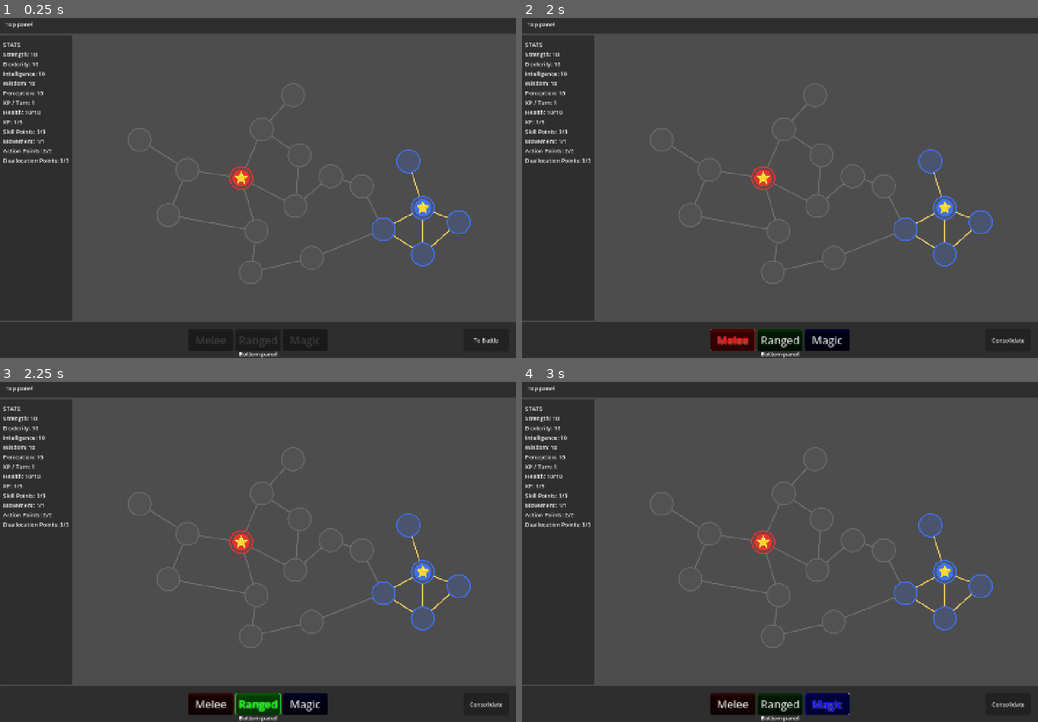
Above: before the commit, frames 1-4 (two rows, left to right).
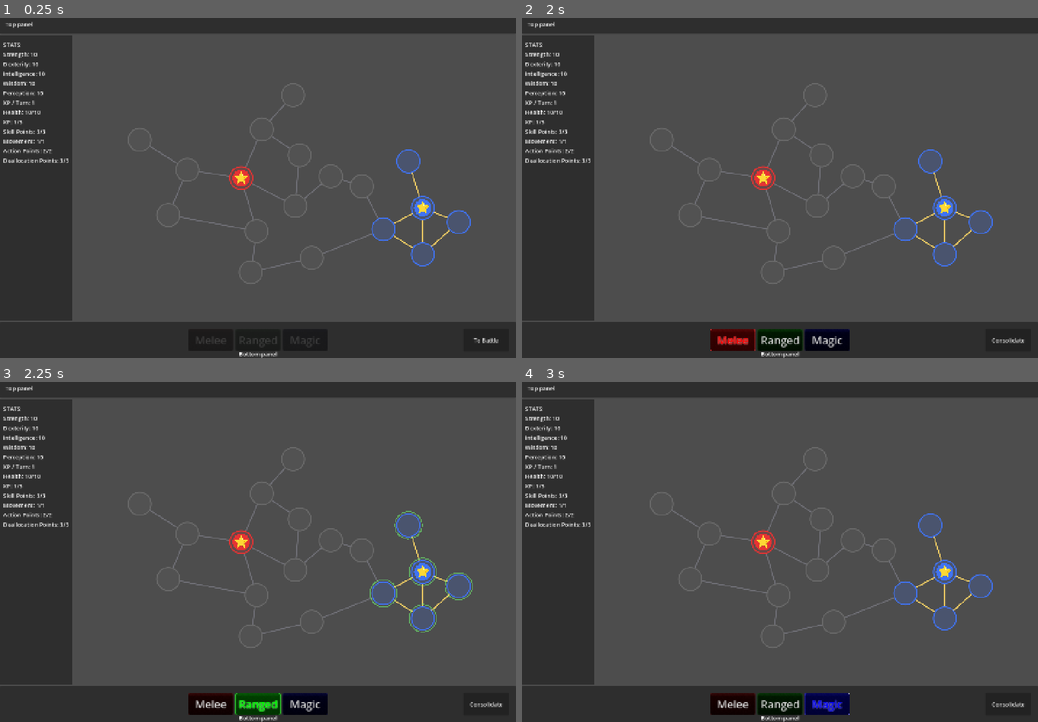
Above: after the commit, the same moments.

Repository: Koaieus/skill-tree-of-life
Game: Godot game, scene res://scenes/dev_sandbox.tscn
The game is run twice, just before and just after one commit, with the same random seed, the same clock (stepped at 60 frames per second) and the same inputs.
Inputs:
- Up to frame 1 (0.25 s): no input
- Up to frame 2 (2 s): click "To Battle" at 0.5 s; click "Melee" at 1.25 s
- Up to frame 3 (2.25 s): click "Ranged" at 2 s
- Up to frame 4 (3 s): click "Magic" at 2.75 s

Frames 1-2 are identical in both runs. In frame 3, 0.3% of the frame differs, in the area x 71-92%, y 37-74%; in frame 4, nothing differs.

Commit message:
feat(attack): ranged + magic plans, RangeFinder primitive, Spark spell
Ranged: left-click an enemy node to set the target, right-click to clear.
Every owned leaf is a firing position; those within 280px of the target
light up as ORIGIN. The overlay paints a faint range circle around every
leaf at FIRING_RANGE and brightens the circle when that leaf can reach
the current target — visible reach feedback without per-click recompute.

Magic: right-click an owned node to set the casting source, left-click an
enemy node within reach to set the target. Auto-equips a default spell
(spark.tres) at plan creation since spell-picker UI isn't built yet.
Re-pivoting source invalidates the target if it falls out of reach.

RangeFinder is the new abstract primitive — a Resource with one method
in_range(plan, source, candidate) — mirroring the Targeting shape. Two
concrete subclasses:
- EuclideanRangeFinder — straight-line scene-pixel distance
- HopRangeFinder — shortest-path edge count via the global Navigator's
  AStar mirror (owned-by-anyone, not just attacker)

Targeting subclasses (Single{Hostile,Allied}NodeTargeting) drop their
inline max_range and now compose an optional RangeFinder, so any
ownership-filtered target type can pick its own reach model.

SpellDef gains a `damage: int` field (combat resolution lands later;
data shape now so .tres files don't migrate). Spark: 5 damage, mana_cost
1, hostile-node targeting + 3-hop range. Stored under attack/spells/.

AttackPlan adds `get_node_range(node) -> float` virtual so the overlay
can paint range rings without knowing which plan type it's looking at.
Defaults to 0 (no ring); only RangedAttackPlan currently returns >0.

Diff:
--- a/attack/plan/attack_plan.gd
+++ b/attack/plan/attack_plan.gd
@@ -58,6 +58,13 @@
 	pass
 
 
+## Optional range visualization hook. Concrete plans return a non-zero
+## radius to have the overlay paint a range circle around [param node]
+## (e.g. ranged firing-position reach). Default 0 = no circle.
+func get_node_range(_node: SkillNode) -> float:
+	return 0.0
+
+
 func _to_string() -> String:
 	var cls: String = str(get_script().get_global_name()) if get_script() else "AttackPlan"
 	var mode_name: String = BattleSystem.AttackMode.keys()[mode]
--- a/attack/plan/magic_attack_plan.gd
+++ b/attack/plan/magic_attack_plan.gd
@@ -1,23 +1,76 @@
 class_name MagicAttackPlan
 extends AttackPlan
 
-var source: SkillNode
-var spell: SpellDef
+## Right-click an owned node to set the casting source; left-click a valid
+## target per the equipped spell's targeting. Auto-equips a default spell at
+## plan creation — spell-picker UI lands later.
+
+const _DEFAULT_SPELL: SpellDef = preload("res://attack/spells/spark.tres")
+
+var source: SkillNode = null
+var spell: SpellDef = null
+var target: SkillNode = null
 
 
 func _init() -> void:
 	mode = BattleSystem.AttackMode.MAGIC
+	spell = _DEFAULT_SPELL
+
+
+func _on_node_right_clicked(node: SkillNode) -> void:
+	if attacker == null or node == null or node.owned_by != attacker:
+		return
+	if node == source:
+		source = null
+	else:
+		source = node
+	if target != null and not _target_still_valid():
+		target = null
+	state_changed.emit()
+
+
+func _on_node_left_clicked(node: SkillNode) -> void:
+	if source == null or spell == null or spell.targeting == null:
+		return
+	if not spell.targeting.is_valid_target(self, source, node):
+		return
+	if target == node:
+		return
+	target = node
+	state_changed.emit()
+
+
+func get_highlight_role(node: SkillNode) -> HighlightRole:
+	if node == null:
+		return HighlightRole.NONE
+	if source != null and node == source:
+		return HighlightRole.ORIGIN
+	if target != null and node == target:
+		return HighlightRole.HOSTILE_TARGET
+	if source != null and spell != null and spell.targeting != null:
+		if spell.targeting.is_valid_target(self, source, node):
+			return HighlightRole.IN_RANGE
+	return HighlightRole.NONE
 
 
 func validate() -> Array[String]:
 	var errors: Array[String] = []
-
-	if spell:
+	if spell == null:
+		errors.append(&'No Spell selected')
+	else:
 		errors.append_array(spell.validate(self))
-	else:
-		errors.append(&'No Spell selected')
-
+	if source == null:
+		errors.append(&'No source selected')
+	if target == null:
+		errors.append(&'No target selected')
 	return errors
 
+
 func get_available_spells() -> Array[SpellDef]:
-	return []
+	return [spell] if spell != null else []
+
+
+func _target_still_valid() -> bool:
+	if spell == null or spell.targeting == null or source == null:
+		return false
+	return spell.targeting.is_valid_target(self, source, target)
--- a/attack/plan/ranged_attack_plan.gd
+++ b/attack/plan/ranged_attack_plan.gd
@@ -1,21 +1,93 @@
 class_name RangedAttackPlan
 extends AttackPlan
 
+## Single-target ranged attack: the player left-clicks an enemy-occupied
+## node to mark it as the target. Firing positions are derived (every leaf
+## of the attacker's owned territory) — those within [member FIRING_RANGE]
+## of the target light up as ORIGIN. Right-click the current target to
+## clear it.
 
-var target: SkillNode  # 1 enemy node
+const FIRING_RANGE: float = 280.0
+
+var target: SkillNode = null
 
 
 func _init() -> void:
 	mode = BattleSystem.AttackMode.RANGED
 
 
+func _on_node_left_clicked(node: SkillNode) -> void:
+	if not _is_valid_target(node):
+		return
+	if target == node:
+		return
+	target = node
+	state_changed.emit()
+
+
+func _on_node_right_clicked(node: SkillNode) -> void:
+	if target == null or node != target:
+		return
+	target = null
+	state_changed.emit()
+
+
 func get_firing_positions() -> Array[SkillNode]:
+	if attacker == null or attacker.navigator == null:
+		return []
 	return attacker.navigator.get_leaf_nodes()
+
+
+## Subset of [method get_firing_positions] within [const FIRING_RANGE] of
+## the current target. Empty if no target.
+func get_reaching_firing_positions() -> Array[SkillNode]:
+	var result: Array[SkillNode] = []
+	if target == null:
+		return result
+	for leaf in get_firing_positions():
+		if leaf.global_position.distance_to(target.global_position) <= FIRING_RANGE:
+			result.append(leaf)
+	return result
+
+
+func get_highlight_role(node: SkillNode) -> HighlightRole:
+	if node == null or attacker == null:
+		return HighlightRole.NONE
+	if target != null and node == target:
+		return HighlightRole.HOSTILE_TARGET
+	if node.owned_by == attacker:
+		if get_firing_positions().has(node) and target != null:
+			var d := node.global_position.distance_to(target.global_position)
+			return HighlightRole.ORIGIN if d <= FIRING_RANGE else HighlightRole.NONE
+		return HighlightRole.NONE
+	if node.owned_by != null and node.owned_by != attacker:
+		return HighlightRole.IN_RANGE
+	return HighlightRole.NONE
+
+
+func get_node_range(node: SkillNode) -> float:
+	if attacker == null or attacker.navigator == null:
+		return 0.0
+	if get_firing_positions().has(node):
+		return FIRING_RANGE
+	return 0.0
+
 
 func validate() -> Array[String]:
 	var errors: Array[String] = []
 	if target == null:
 		errors.append(&'No target')
+		return errors
 	if target.owned_by == attacker:
 		errors.append(&'Target node is not owned by an enemy')
+	if get_reaching_firing_positions().is_empty():
+		errors.append(&'No firing position can reach target')
 	return errors
+
+
+func _is_valid_target(node: SkillNode) -> bool:
+	if node == null or attacker == null:
+		return false
+	if node.owned_by == null or node.owned_by == attacker:
+		return false
+	return true
--- /dev/null
+++ b/attack/range_finder/euclidean_range_finder.gd
@@ -0,0 +1,12 @@
+class_name EuclideanRangeFinder
+extends RangeFinder
+
+## Straight-line scene-pixel distance from source to candidate.
+
+@export var max_distance: float = 250.0
+
+
+func in_range(_plan: AttackPlan, source: SkillNode, candidate: SkillNode) -> bool:
+	if source == null or candidate == null:
+		return false
+	return source.global_position.distance_to(candidate.global_position) <= max_distance
--- /dev/null
+++ b/attack/range_finder/hop_range_finder.gd
@@ -0,0 +1,28 @@
+class_name HopRangeFinder
+extends RangeFinder
+
+## Shortest-path edge count via the live graph (through the global
+## [Navigator]'s AStar mirror — owned-by-anyone, not just attacker).
+
+@export var max_hops: int = 3
+
+
+func in_range(plan: AttackPlan, source: SkillNode, candidate: SkillNode) -> bool:
+	if source == null or candidate == null:
+		return false
+	if plan == null or plan.attacker == null or plan.attacker.navigator == null:
+		return false
+	var graph := plan.attacker.navigator.graph
+	if graph == null:
+		return false
+	var nav := graph.navigator
+	if nav == null:
+		return false
+	var src_id := nav.vertex_id(source)
+	var dst_id := nav.vertex_id(candidate)
+	if src_id < 0 or dst_id < 0:
+		return false
+	var path := nav.astar.get_id_path(src_id, dst_id)
+	if path.is_empty():
+		return false
+	return path.size() - 1 <= max_hops
--- /dev/null
+++ b/attack/range_finder/range_finder.gd
@@ -0,0 +1,13 @@
+@abstract
+class_name RangeFinder
+extends Resource
+
+## Encapsulates a reach model — "is [param candidate] within range of
+## [param source]?" — Euclidean distance, graph hop count, owned-territory
+## hops, line-of-sight, etc. Targeting subclasses compose a RangeFinder so
+## reach concepts stay reusable across spells, weapons, abilities.
+##
+## Mirror of the Targeting pattern: a small abstract predicate, polymorphic
+## via Resource subclasses, composable into the larger flow.
+
+@abstract func in_range(plan: AttackPlan, source: SkillNode, candidate: SkillNode) -> bool
--- a/attack/spell_def.gd
+++ b/attack/spell_def.gd
@@ -10,6 +10,10 @@
 @export_multiline var description: String
 
 @export var mana_cost: int = 0
+## Scalar damage applied to the resolved target on commit. Damage application
+## itself isn't wired yet — combat resolution lands later. Data shape now so
+## spell .tres files don't need migration when it does.
+@export var damage: int = 0
 
 ## How this spell's target is gathered + what counts as valid. The kind
 ## drives input dispatch (NODE click vs. world click); the predicates drive
--- /dev/null
+++ b/attack/spells/spark.tres
@@ -0,0 +1,21 @@
+[gd_resource type="Resource" script_class="SpellDef" load_steps=4 format=3]
+
+[ext_resource type="Script" path="res://attack/spell_def.gd" id="1_spell"]
+[ext_resource type="Script" path="res://attack/targeting/single_hostile_node_targeting.gd" id="2_targeting"]
+[ext_resource type="Script" path="res://attack/range_finder/hop_range_finder.gd" id="3_range"]
+
+[sub_resource type="Resource" id="range_3hop"]
+script = ExtResource("3_range")
+max_hops = 3
+
+[sub_resource type="Resource" id="targeting_hostile_3hop"]
+script = ExtResource("2_targeting")
+range_finder = SubResource("range_3hop")
+
+[resource]
+script = ExtResource("1_spell")
+name = "Spark"
+description = "Deal 5 damage to a single enemy-occupied node within 3 hops of the source."
+mana_cost = 1
+damage = 5
+targeting = SubResource("targeting_hostile_3hop")
--- a/attack/targeting/single_allied_node_targeting.gd
+++ b/attack/targeting/single_allied_node_targeting.gd
@@ -1,10 +1,11 @@
 class_name SingleAlliedNodeTargeting
 extends Targeting
 
-## A node owned by the attacker, within [member max_range] scene-pixels of
-## the source node. For buffs / heals.
+## A node owned by the attacker, within the optional [member range_finder]'s
+## reach of the source. For buffs / heals. If `range_finder` is null, any
+## owned node is valid.
 
-@export var max_range: float = 200.0
+@export var range_finder: RangeFinder
 
 
 func is_valid_target(plan: AttackPlan, source: SkillNode, candidate: SkillNode) -> bool:
@@ -12,4 +13,6 @@
 		return false
 	if candidate.owned_by != plan.attacker:
 		return false
-	return source.global_position.distance_to(candidate.global_position) <= max_range
+	if range_finder != null and not range_finder.in_range(plan, source, candidate):
+		return false
+	return true
--- a/attack/targeting/single_hostile_node_targeting.gd
+++ b/attack/targeting/single_hostile_node_targeting.gd
@@ -1,10 +1,11 @@
 class_name SingleHostileNodeTargeting
 extends Targeting
 
-## A node owned by any entity other than the attacker, within
-## [member max_range] scene-pixels of the source node.
+## A node owned by any entity other than the attacker, within the optional
+## [member range_finder]'s reach of the source node. If `range_finder` is
+## null, ownership is the only check (any enemy node anywhere is valid).
 
-@export var max_range: float = 200.0
+@export var range_finder: RangeFinder
 
 
 func is_valid_target(plan: AttackPlan, source: SkillNode, candidate: SkillNode) -> bool:
@@ -12,4 +13,6 @@
 		return false
 	if candidate.owned_by == null or candidate.owned_by == plan.attacker:
 		return false
-	return source.global_position.distance_to(candidate.global_position) <= max_range
+	if range_finder != null and not range_finder.in_range(plan, source, candidate):
+		return false
+	return true
--- a/ui/attack_highlight_overlay/attack_highlight_overlay.gd
+++ b/ui/attack_highlight_overlay/attack_highlight_overlay.gd
@@ -14,6 +14,11 @@
 const RING_PADDING: float = 6.0
 const RING_WIDTH: float = 3.0
 const RING_SEGMENTS: int = 32
+
+const RANGE_RING_WIDTH: float = 1.5
+const RANGE_RING_SEGMENTS: int = 64
+const RANGE_RING_ALPHA_IDLE: float = 0.10
+const RANGE_RING_ALPHA_ACTIVE: float = 0.30
 
 const ROLE_COLORS: Dictionary[int, Color] = {
 	AttackPlan.HighlightRole.ORIGIN:          Color(1.0, 0.85, 0.0, 0.9),
@@ -45,8 +50,15 @@
 		return
 	for sn in graph.get_skill_nodes():
 		var role: int = plan.get_highlight_role(sn)
+		var center := sn.global_position - global_position
+		var range_radius := plan.get_node_range(sn)
+		if range_radius > 0.0:
+			var base: Color = ROLE_COLORS.get(AttackPlan.HighlightRole.ORIGIN, Color.WHITE)
+			var active := role == AttackPlan.HighlightRole.ORIGIN
+			var alpha := RANGE_RING_ALPHA_ACTIVE if active else RANGE_RING_ALPHA_IDLE
+			var tint := Color(base.r, base.g, base.b, alpha)
+			draw_arc(center, range_radius, 0.0, TAU, RANGE_RING_SEGMENTS, tint, RANGE_RING_WIDTH)
 		if role == AttackPlan.HighlightRole.NONE:
 			continue
 		var color: Color = ROLE_COLORS.get(role, Color.WHITE)
-		var center := sn.global_position - global_position
 		draw_arc(center, sn.radius + RING_PADDING, 0.0, TAU, RING_SEGMENTS, color, RING_WIDTH)
Not shown, added: attack/range_finder/euclidean_range_finder.gd.uid
Not shown, added: attack/range_finder/hop_range_finder.gd.uid
Not shown, added: attack/range_finder/range_finder.gd.uid
